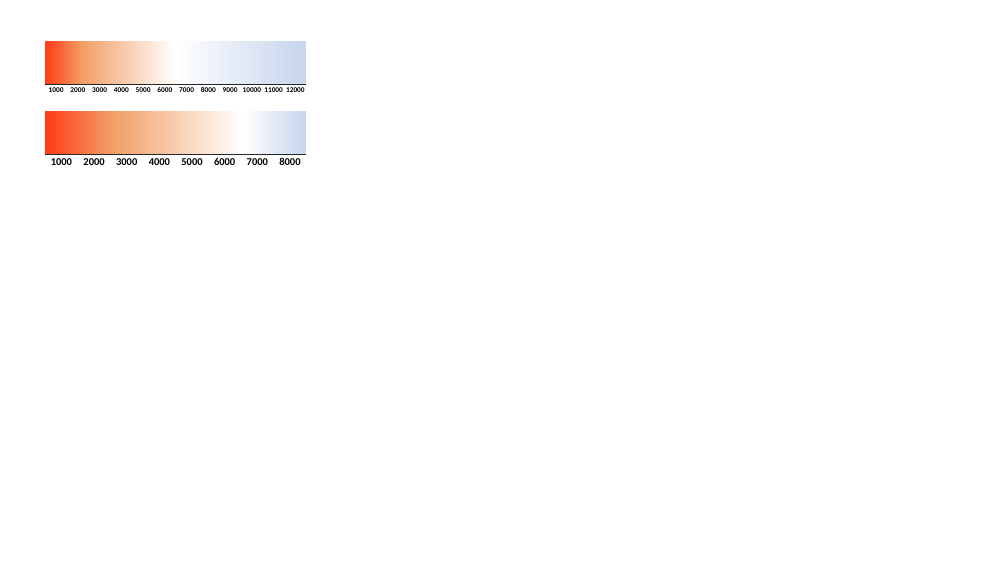
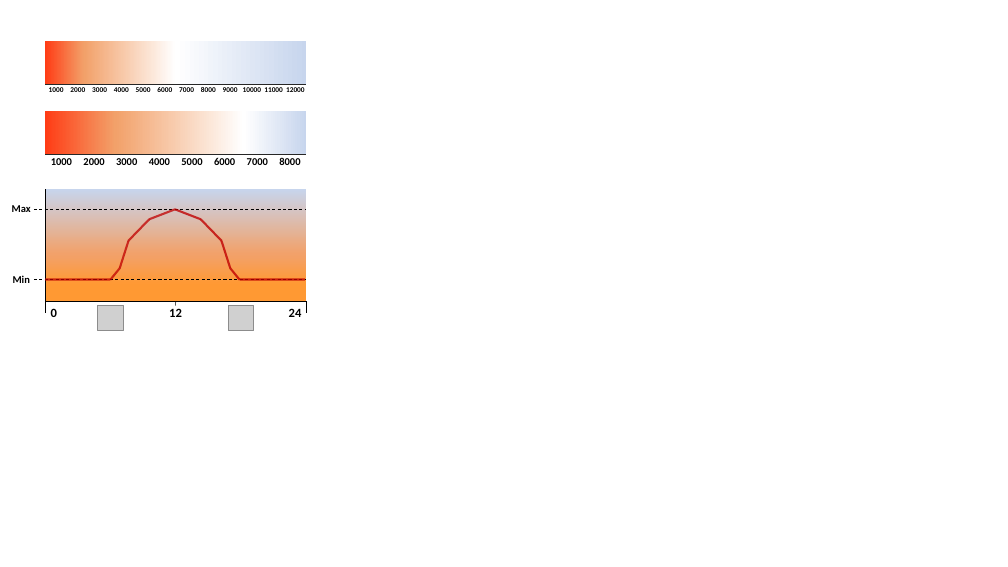
Before and after one commit to gosanman/OAM-LEDModule, a slide deck: slide 4 of doc/Labels.pptx. Drawn at 1008x567 pixels with LibreOffice and Linux fonts; fonts in the diff are those of the drawing; grey boxes stand for pictures. Boxes give left, top, right and bottom in pixels: in the first picture for what was removed or moved away, otherwise in the second. Text is boxed around its words. In the diff, an @@ line names an element or a change of style, - is before the commit and + after.

```diff
--- a/doc/Labels.pptx
+++ b/doc/Labels.pptx
@@ text added at [12,205,31,212], 10 pt, text #000000, bold @@
+Max
@@ line added from (34, 209) to (306, 209), #000000 0.75 pt dashed @@
@@ rectangle added at [45,189,307,302], fill gradient #FF9933 to #F2A16A to #C7D5ED @@
@@ line added from (45, 189) to (45, 313), #000000 0.5 pt @@
@@ group added at [45,209,175,280]: 5 lines @@
@@ group added at [175,209,305,280]: 5 lines @@
@@ text added at [13,275,30,283], 10 pt, text #000000, bold @@
+Min
@@ line added from (34, 280) to (306, 280), #000000 0.75 pt dashed @@
@@ table added at [45,306,305,321], 1 rows, 7 columns @@
+0 |  |  | 12 |  |  | 24
@@ line added from (45, 302) to (306, 302), #000000 0.5 pt @@
@@ picture added at [98,306,123,330] @@
@@ line added from (176, 302) to (175, 306), #000000 0.5 pt @@
@@ picture added at [228,306,253,330] @@
@@ line added from (306, 302) to (306, 313), #000000 0.5 pt @@
```
Also in this commit, not shown: 19 other files.
